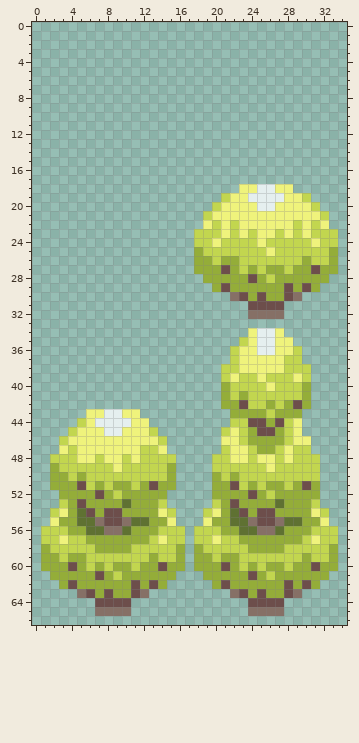
Edited in one commit: sprite sheet (game/assets/tileset/shrubs.png). The picture above is the old version.
The file is 35x67 pixels. The old version is drawn lined up with the new one.
After:
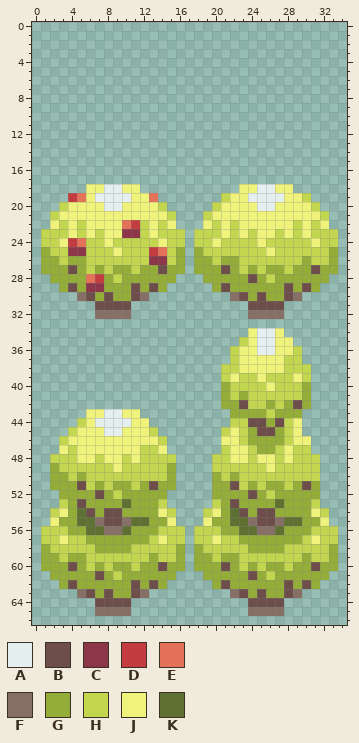
Palette (. is transparent): A #e5efef  B #6d4e4b  C #8d3649  D #c33c40  E #e47259  F #867066  G #94ad39  H #c2d64f  J #eff37c  K #5f7132
The author wrote: shrub part 2
Edits made:
drawings rearranged on the sheet (the old picture shows each at its new place)
Changed rows in their new state; - is an unchanged pixel.
first column x 1:
18 -----JJAAJJ-----
19 ---DEJAAAAJJE---
20 --HJJJJAAJJJJH--
21 -HJJJJJJJJJJJJH-
22 -JHJHJJJJEDHJHJ-
23 HHHJHJHJJCCHJHHH
24 HHJDEHHJHHHHHJHH
25 GHHCCHHHJHHHDEHG
26 GGHGGHHHHHHHCCHG
27 GGGBGHGHGGHGGBGG
28 -GGGGEDGHGGGGGG-
29 --GBGCCGGGBGBG--
30 ----FBGBGGBF----
31 ------BBBB------
32 ------FFFF------
Changed places in both pictures, as pixel boxes (x1, y1, x2, y2):
added: (41, 184, 185, 319)
